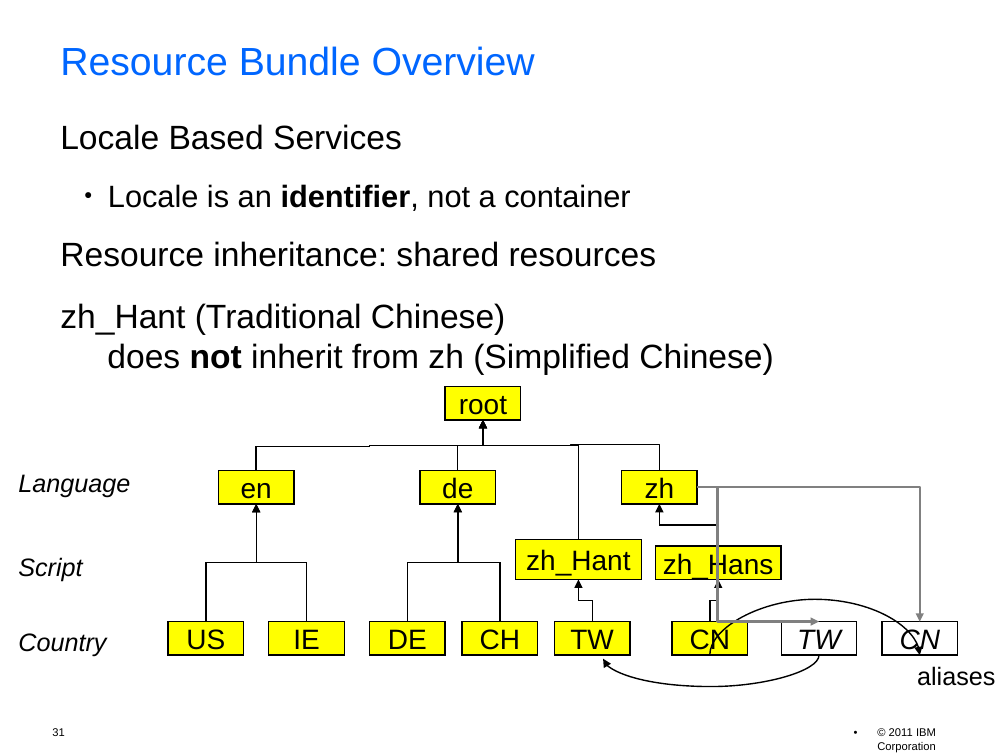
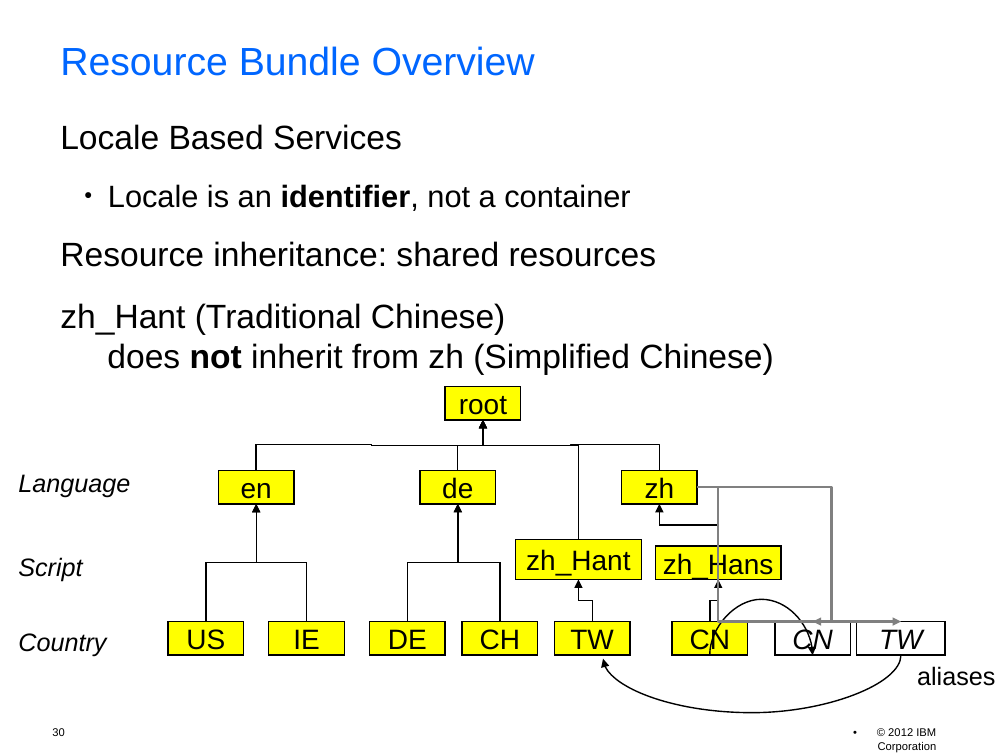
Before and after one commit to unicode-org/icu-docs, a slide deck: slide 30 of docs/pres/icu_workshop.odp (slide 31 before the commit). Drawn at 1008x756 pixels with LibreOffice and Linux fonts; fonts in the diff are those of the drawing; background and template pictures are left out. Boxes give left, top, right and bottom in pixels: in the first picture for what was removed or moved away, otherwise in the second. Text is boxed around its words. In the diff, an @@ line names an element or a change of style, - is before the commit and + after.

```diff
--- a/docs/pres/icu_workshop.odp
+++ b/docs/pres/icu_workshop.odp
@@ elbow arrow (256, 471) - (483, 420): route changed @@
@@ elbow arrow moved from (698, 487) - (820, 622) to (698, 487) - (812, 622) @@
@@ elbow arrow moved from (698, 487) - (920, 622) to (698, 487) - (901, 622) @@
@@ curved arrow moved from (710, 655) - (920, 655) to (710, 655) - (812, 655) @@
@@ rectangle "CN": place and size @@
-rectangle "CN" at <box>882,622,958,655</box>
+rectangle "CN" at <box>775,622,851,655</box>
@@ rectangle "TW": place and size @@
-rectangle "TW" at <box>781,622,857,655</box>
+rectangle "TW" at <box>857,622,946,655</box>
@@ curved arrow moved from (818, 655) - (603, 659) to (901, 655) - (603, 659) @@
@@ page number at <box>52,728,64,736</box>: text changed @@
-31
+30
@@ text at <box>878,728,937,752</box>: text changed @@
-• © 2011 IBM Corporation
+• © 2012 IBM Corporation
```
Also in this commit, not shown: 55 other slides changed, 1 slide added, 2 slides removed, 1 other file.
